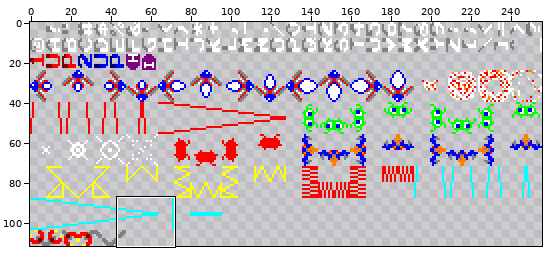
Two states of a sprite sheet, png/gfx.png. Above: a wide view before the commit, with the close-up outlined.
Close-up. Before the commit:
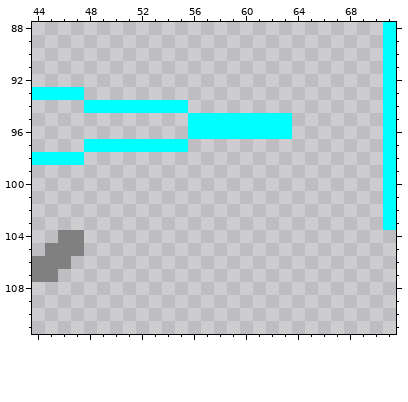
The file is 256x112 pixels. Shown: x 44..71, y 88..111.
Now the later version:
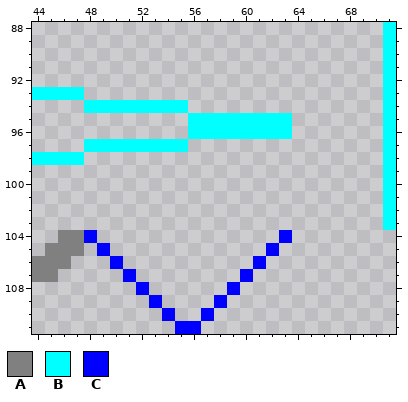
Palette (. is transparent): A #808080  B #00ffff  C #0000ff
The edit:
Changed rows in their new state; - is an unchanged pixel.
first column x 48:
104 C--------------C
105 -C------------C-
106 --C----------C--
107 ---C--------C---
108 ----C------C----
109 -----C----C-----
110 ------C--C------
111 -------CC-------
